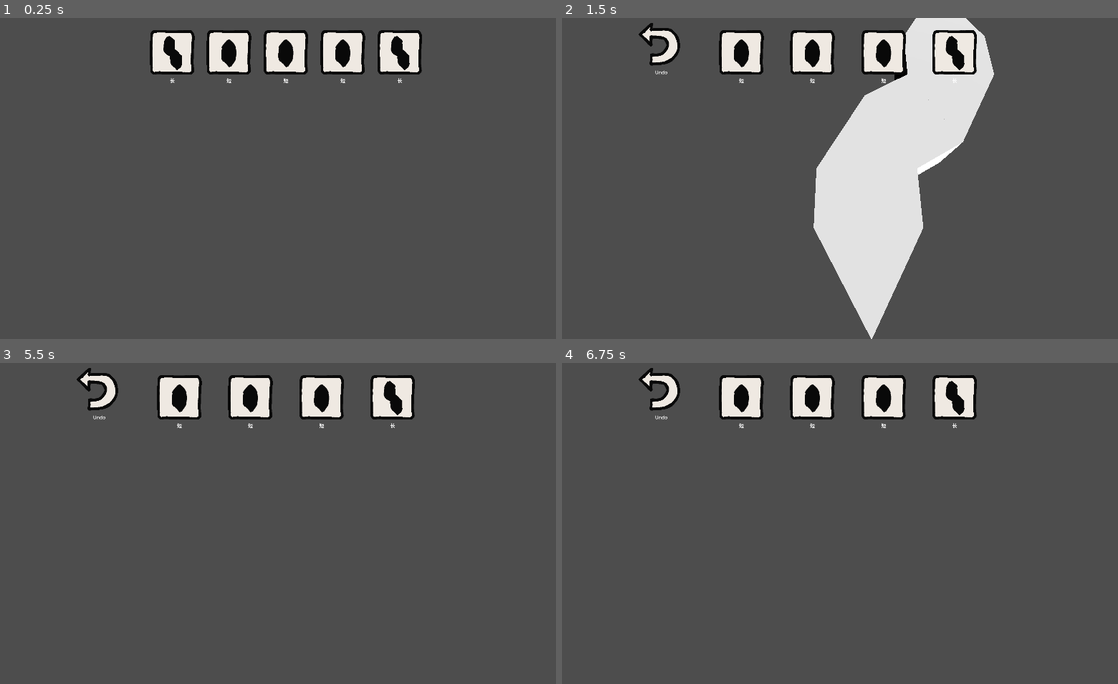
Above: before the commit, frames 1-4 (two rows, left to right).
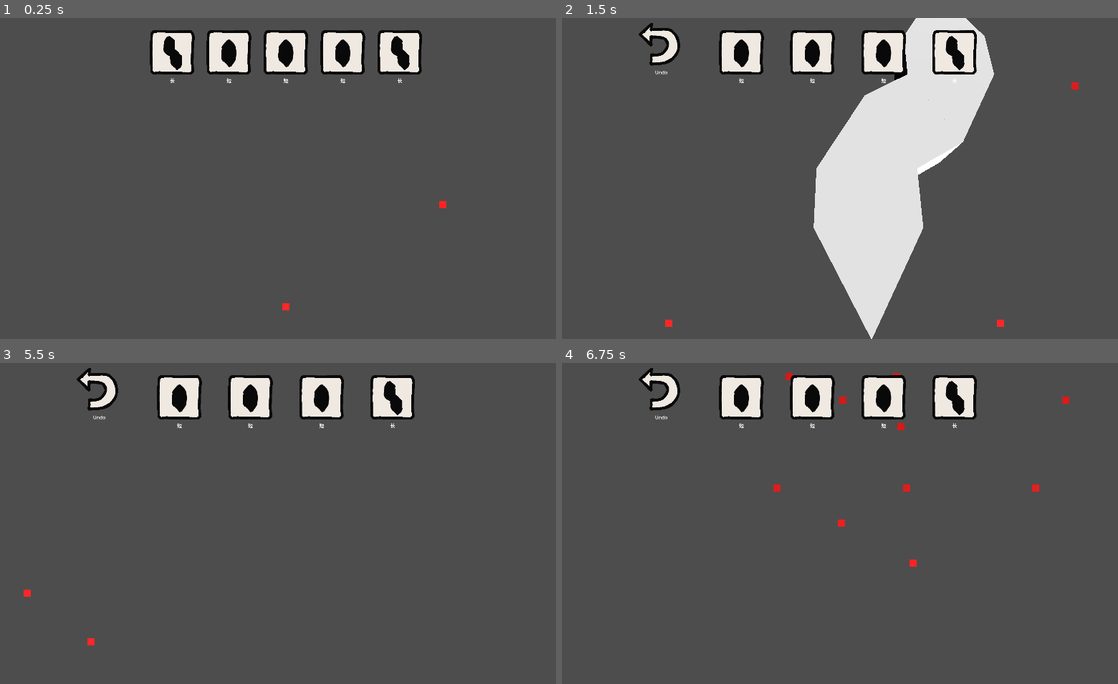
Above: after the commit, the same moments.

Repository: justfordoener/schmuck-of-schmiles
Game: Godot game, scene res://scenes/module_sandbox.tscn
Two runs of this game, one before a commit and one after it. Both use one fixed random seed, a clock stepped at 60 frames per second and the inputs below.
Inputs (mouse positions are in pixels of both pictures, inside the frame that each line leads up to):
- Up to frame 1 (0.25 s): no input
- Up to frame 2 (1.5 s): click (734, 53) at 0.52 s; tap Enter at 1.25 s; move the mouse to (973, 162) at 1.27 s; hold D (move_right) from 1.28 s (still down); click (973, 162) at 1.35 s
- Up to frame 3 (5.5 s): move the mouse to (172, 539) at 2.02 s; release D (move_right) at 2.03 s; hold S (move_back) 2.03-2.78 s; tap Z (mouse_wheel_down) at 2.1 s; tap Space at 2.75, 4.25 s; move the mouse to (344, 452) at 2.77 s; hold D (move_right) 2.78-3.53 s; tap X (mouse_wheel_up) at 2.85 s; tap Enter at 3.5, 5 s; move the mouse to (255, 587) at 3.52 s; hold W (move_forward) 3.53-4.28 s; tap Mouse wheel up (move_down) at 3.6 s; move the mouse to (455, 571) at 4.27 s; hold A (move_left) from 4.28 s (still down); tap Mouse wheel down (move_up) at 4.35 s; move the mouse to (116, 475) at 5.02 s; tap Middle mouse button (rotate) at 5.1 s
- Up to frame 4 (6.75 s): move the mouse to (878, 523) at 5.77 s; release A (move_left) at 5.78 s; hold S (move_back) 5.78-6.53 s; click (878, 523) at 5.85 s; move the mouse to (762, 443) at 6.52 s; hold D (move_right) from 6.53 s (still down); tap Z (mouse_wheel_down) at 6.6 s

The runs differ from the first frame. In frame 1, less than 0.1% of the frame differs, in the area x 50-81%, y 57-92%; in frame 2, less than 0.1%; in frame 3, less than 0.1%; in frame 4, 0.3%, in the area x 38-92%, y 3-64%.

Commit message:
#154 Adjusted Grid generation
Still fails to compute positions correctly :(

Diff:
--- a/scripts/globals/grid.gd
+++ b/scripts/globals/grid.gd
@@ -12,25 +12,28 @@
 func _ready() -> void:
 	grid = {}
 	_initialize_grid_layers()
+	_initialize_layer_mesh(corn_mesh, "CornCell")
 	_initialize_layer_mesh(face_mesh, "FaceCell")
-	_initialize_layer_mesh(corn_mesh, "CornCell")
 	_initialize_layer_mesh(edge_mesh, "EdgeCell")
 
 
 func _initialize_layer_mesh(mesh : ArrayMesh, class_name_string : String) -> void:
-	mesh = ArrayMesh.new()
-	var vert_counter = 0
 	var mesh_array = []
 	mesh_array.resize(Mesh.ARRAY_MAX)
 	var mesh_verts = PackedVector3Array()
-	for pos in grid:
+	var mesh_indices = PackedInt32Array()
+	var vert_counter = 0
+	print("grid: ", grid.keys())
+	for pos : Vector3i in grid.keys():
 		if grid[pos].type == class_name_string:
 			var position_axial : Vector3i = grid[pos].axial_position
 			var position_cartesian = axial_to_cartesian(position_axial)
 			mesh_verts.append(position_cartesian)
+			mesh_indices.append(vert_counter)
 			print(vert_counter, " - cell type: ", grid[pos].type, " added axial_position ", position_axial, " on cartesian_position ", position_cartesian)
 			vert_counter += 1
 	mesh_array[Mesh.ARRAY_VERTEX] = mesh_verts
+	mesh_array[Mesh.ARRAY_INDEX] = mesh_indices
 	mesh.add_surface_from_arrays(Mesh.PRIMITIVE_POINTS, mesh_array)
 	var mesh_instance = MeshInstance3D.new()
 	mesh_instance.mesh = mesh
@@ -39,6 +42,7 @@
 	mat.point_size = 10.0 # Make them 10 pixels wide
 	mat.albedo_color = Color.RED # Make them bright red
 	mesh_instance.material_override = mat
+	add_child(mesh_instance)
 
 func _add_edges_and_faces(pos_axial_i : Vector3i) -> void:
 	var arr = axial_ring(pos_axial_i, 1)
@@ -47,20 +51,21 @@
 		index += 1
 		if grid.has(cell_pos):
 			continue
-		var edge_cell : EdgeCell = EdgeCell.new()
 		var grid_index_edge : Vector3i = (cell_pos + pos_axial_i) / 2
+		var edge_cell : EdgeCell = EdgeCell.new(grid_index_edge)
 		grid[grid_index_edge] = edge_cell
-		var face_cell : FaceCell = FaceCell.new()
 		var grid_index_face : Vector3 = cell_pos + pos_axial_i + arr[index % arr.size()] / 3
+		var face_cell : FaceCell = FaceCell.new(grid_index_face)
 		grid[Vector3i(grid_index_face.round())] = face_cell
 
 func _initialize_grid_layers() -> void:
+	corn_mesh = ArrayMesh.new()
+	edge_mesh = ArrayMesh.new()
+	face_mesh = ArrayMesh.new()
 	for pos in axial_spiral(Layout.CENTER_TILE_AXIAL, Layout.GRID_RADIUS): #leave on tile empty
-		var corn_cell : CornCell = CornCell.new()
-		var axial_position = pos
-		corn_cell.axial_position = axial_position
+		var corn_cell : CornCell = CornCell.new(pos)
 		grid[pos] = corn_cell
-			#_add_edges_and_faces(axial_position)
+		_add_edges_and_faces(pos)
 
 func _create_mesh_instance(color : Color) -> MeshInstance3D:
 	var mesh_instance = MeshInstance3D.new()
@@ -79,32 +84,22 @@
 func cartesian_to_axial(cartesian_position : Vector3) -> Vector3i:
 
 	var axial_position : Vector3 = Vector3.ZERO
-	axial_position.x = ( 2./3 * cartesian_position.z) / 	Layout.CELL_SIZE
-	axial_position.y = 0
-	axial_position.z = (-1./3 * cartesian_position.z + sqrt(3)/3 * cartesian_position.x) / 	Layout.CELL_SIZE
-	return axial_round(axial_position)
+	axial_position.x = cartesian_position.z * 2./3
+	axial_position.y = cartesian_position.y
+	axial_position.z = cartesian_position.x * sqrt(3)/3 + cartesian_position.z * -1./3
+	return axial_round(axial_position / Layout.CELL_SIZE)
 
-func axial_round(axial_coordinate : Vector3i) -> Vector3i:
+func axial_round(axial_coordinate : Vector3) -> Vector3i:
 	var xgrid : int = round(axial_coordinate.x)
 	var zgrid : int = round(axial_coordinate.z)
-	var rem_x : float = axial_coordinate.x - xgrid
-	var rem_z : float = axial_coordinate.z - zgrid
-	var dx : int = 0
-	var dz : int = 0
-	if (rem_x * rem_x) >= (rem_z * rem_z): # determine axis to adjust
-		dx = round(rem_x + 0.5 * rem_z)
-	else:
-		dz = round(rem_z + 0.5 * rem_x)
-	return Vector3i(int(xgrid + dx), axial_coordinate.y, int(zgrid + dz))
+	return Vector3i(int(xgrid), axial_coordinate.y, int(zgrid))
 
 func axial_to_cartesian(axial_position : Vector3i) -> Vector3:
 	var cartesian_position : Vector3 = Vector3.ZERO
-
-	cartesian_position.x = 	Layout.CELL_SIZE * (sqrt(3)/2 * axial_position.x + sqrt(3) * axial_position.z)
-	cartesian_position.y = 0
-	cartesian_position.z = 	Layout.CELL_SIZE * 	    (3./2 * axial_position.x)
-
-	return cartesian_position
+	cartesian_position.x = axial_position.z * 3. / 2
+	cartesian_position.y = axial_position.y
+	cartesian_position.z = axial_position.x * sqrt(3) + axial_position.z * sqrt(3) / 2
+	return Layout.CELL_SIZE * cartesian_position
 
 func snap_to_face_layer(point : Vector3, _rotation : int) -> Vector3:
 	return point
@@ -126,11 +121,11 @@
 
 func axial_ring(center : Vector3i, radius : int) -> Array[Vector3i]:
 	var results : Array[Vector3i] = [center]
-	var point : Vector3i = center + Layout.AXIAL_DIRECTION[4] * radius * Layout.CELL_SIZE
-	for direction in range(6): # -2 because we don't want up and down here
+	var point : Vector3i = center + Layout.AXIAL_DIRECTION[0] * radius * Layout.CELL_SIZE
+	for direction in range(5): # -2 because we don't want up and down here
 		for i in range(0, radius):
 			results.append(point)
-			point = point + Layout.AXIAL_DIRECTION[(direction + 4) % 6]
+			point = point - Layout.AXIAL_DIRECTION[(direction + 4) % 6] # +4 because we want to choose the hexdirection that matches our circle direction
 	return results
 
 func axial_spiral(center : Vector3i, radius : int) -> Array[Vector3i]:
--- a/scripts/globals/layout.gd
+++ b/scripts/globals/layout.gd
@@ -15,12 +15,12 @@
 	5: Vector3i(-1,  0,  1)	# top left
 }
 var AXIAL_DIRECTION := {
-	0: Vector3i(0 , 0, 1), 	#top right
-	1: Vector3i(-1, 0, 1), 	#right
-	2: Vector3i(-1, 0, 0), 	#bottom right
-	3: Vector3i(0 , 0, 1), 	#bottom left
-	4: Vector3i(1 , 0,-1),	#left
-	5: Vector3i(1 , 0, 0),	#top left
+	0: Vector3i(1 , 0, 0), 	#top right
+	1: Vector3i(0,  0, 1), 	#right
+	2: Vector3i(-1, 0, 1), 	#bottom right
+	3: Vector3i(-1, 0, 0), 	#bottom left
+	4: Vector3i(0 , 0,-1),	#left
+	5: Vector3i(1 , 0,-1),	#top left
 	6: Vector3i(0 , 1, 0),	#up
 	7: Vector3i(0 ,-1, 0)
 }
--- a/scripts/grid/cells/cell.gd
+++ b/scripts/grid/cells/cell.gd
@@ -1,4 +1,4 @@
-@abstract class_name Cell extends Node
+class_name Cell extends Node
 
 var state: int
 var type : String
@@ -6,4 +6,5 @@
 var module_reference: Module
 var axial_position : Vector3i
 
-@abstract func _init() -> void
+func _init(axial : Vector3i) -> void:
+	axial_position = axial
--- a/scripts/grid/cells/corn_cell.gd
+++ b/scripts/grid/cells/corn_cell.gd
@@ -1,5 +1,6 @@
 class_name CornCell extends Cell
 
-func _init() -> void:
+func _init(axial : Vector3i) -> void:
+	super(axial)
 	type = "CornCell"
 	state = 1
--- a/scripts/grid/cells/edge_cell.gd
+++ b/scripts/grid/cells/edge_cell.gd
@@ -1,5 +1,6 @@
 class_name EdgeCell extends Cell
 
-func _init() -> void:
+func _init(axial : Vector3i) -> void:
+	super(axial)
 	type = "EdgeCell"
 	state = 1
--- a/scripts/grid/cells/face_cell.gd
+++ b/scripts/grid/cells/face_cell.gd
@@ -1,5 +1,6 @@
 class_name FaceCell extends Cell
 
-func _init() -> void:
+func _init(axial : Vector3i) -> void:
+	super(axial)
 	type = "FaceCell"
 	state = 1
